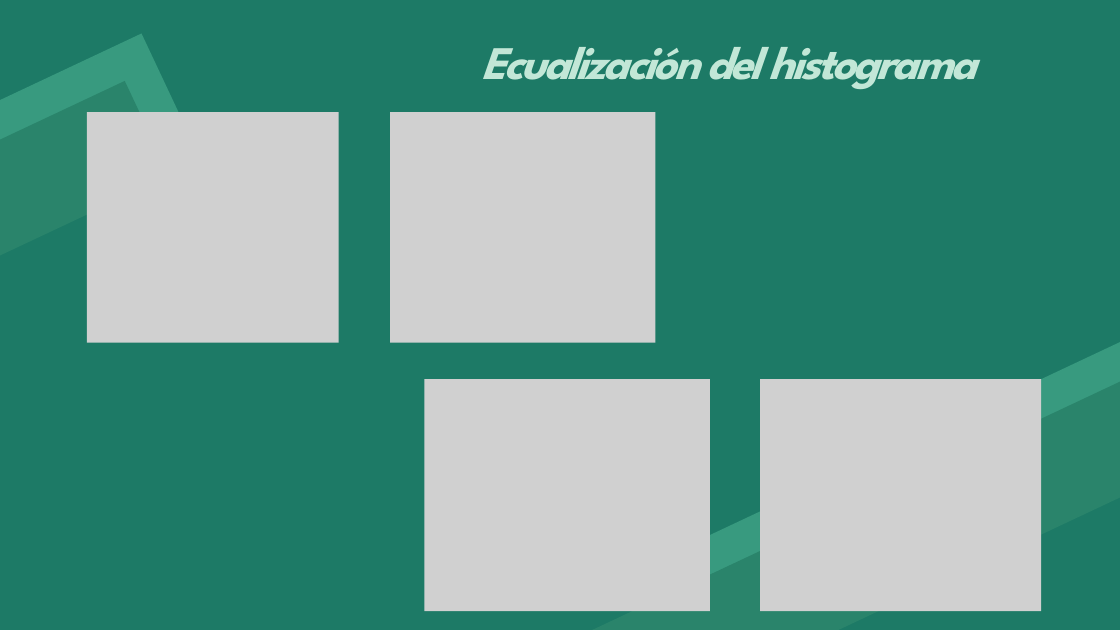
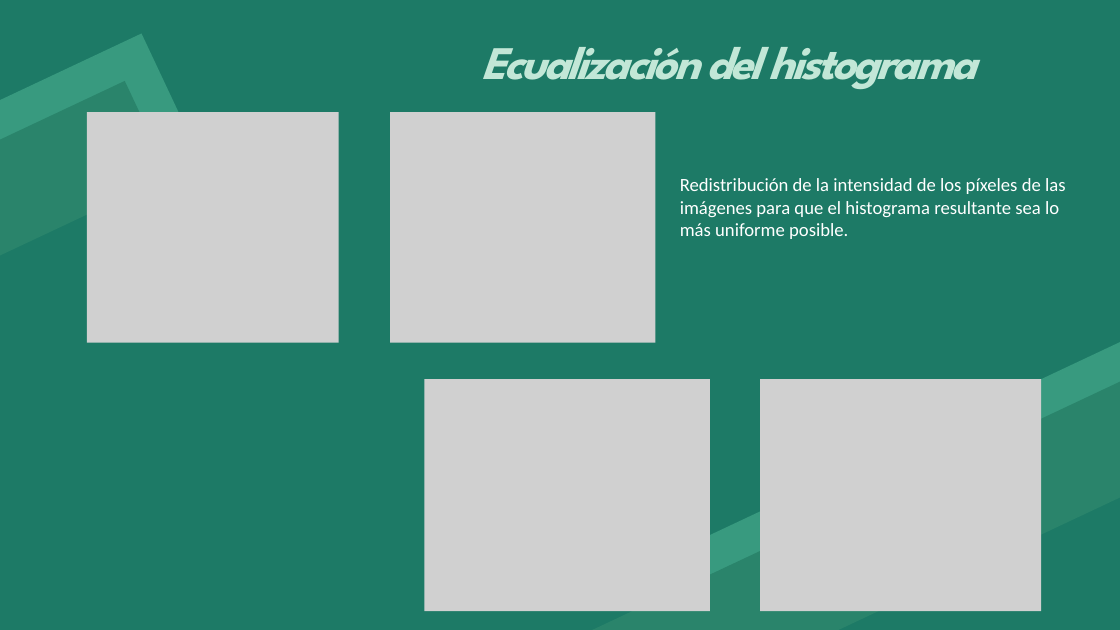
Before and after one commit to aynatgb/MIAAD_PI_TP, a slide deck: slide 3 of Procesamiento digital de imagenes.pptx. Drawn at 1120x630 pixels with LibreOffice and Linux fonts; fonts in the diff are those of the drawing; grey boxes stand for pictures. Boxes give left, top, right and bottom in pixels: in the first picture for what was removed or moved away, otherwise in the second. Text is boxed around its words. In the diff, an @@ line names an element or a change of style, - is before the commit and + after.

```diff
--- a/Procesamiento digital de imagenes.pptx
+++ b/Procesamiento digital de imagenes.pptx
@@ text added at (680,178,1066,239), 24 pt, text #FFFFFF @@
+Redistribución de la intensidad de los píxeles de las imágenes para que el histograma resultante sea lo más uniforme posible.
```
Also in this commit, not shown: 6 other slides changed.
